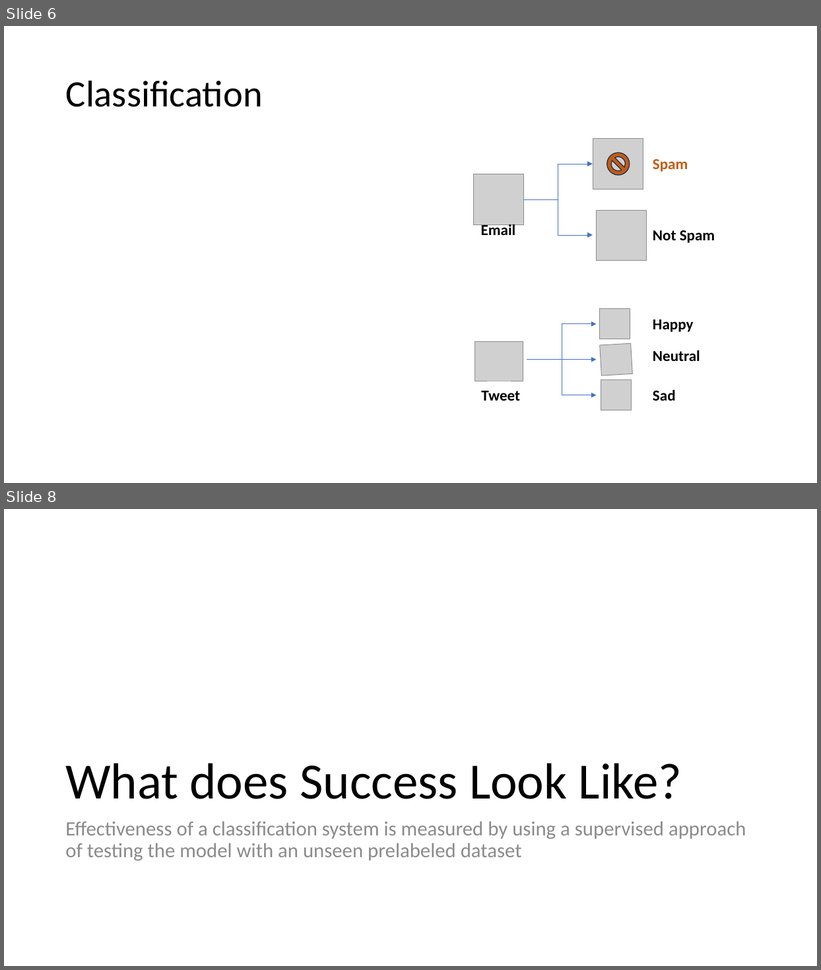
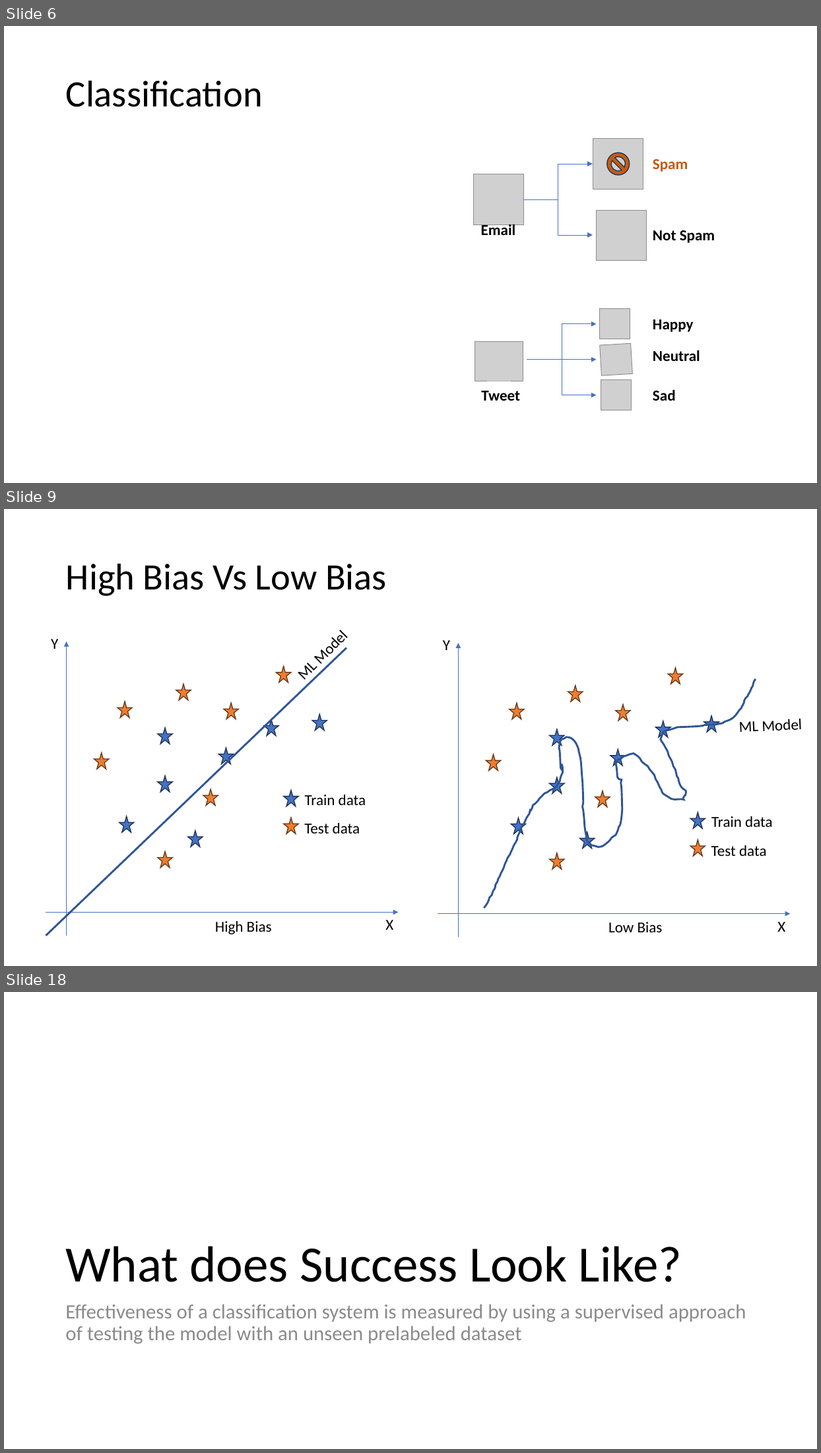
Before and after one commit to meenakshsundaram/AIML, a slide deck: DecisionTrees/DecisionTrees.pptx. Shown one above the other, each under a label of ours: slides 6 and 8 before the commit, slides 6, 9 and 18 after it; the slides between them are not shown. The pictures are 821x970 and 821x1453 pixels, drawn with LibreOffice and Linux fonts; fonts in the diff are those of the drawing; grey boxes stand for pictures. Boxes give left, top, right and bottom in pixels: in the first picture for what was removed or moved away, otherwise in the second. Text is boxed around its words. In the diff, an @@ line names an element or a change of style, - is before the commit and + after.

Commit message:
Add Bias and Variance in PPT

```diff
--- a/DecisionTrees/DecisionTrees.pptx
+++ b/DecisionTrees/DecisionTrees.pptx
@@ slide 9 added at (4, 509, 817, 966), background #FFFFFF @@
@@ title added at (66, 563, 387, 596), 44 pt, text #000000 @@
+High Bias Vs Low Bias
@@ text added at (443, 640, 450, 650), 18 pt, text #000000 @@
+Y
@@ arrow added from (459, 938) to (459, 643), #4472C4 0.5 pt @@
@@ freeform shape added at (484, 679, 756, 908), outline #2F5597 2.25 pt @@
@@ star added at (568, 686, 583, 702), fill #ED7D31, outline #683715 1 pt @@
@@ star added at (668, 667, 683, 684), fill #ED7D31, outline #683715 1 pt @@
@@ star added at (510, 703, 524, 720), fill #ED7D31, outline #683715 1 pt @@
@@ star added at (616, 705, 630, 722), fill #ED7D31, outline #683715 1 pt @@
@@ star added at (656, 722, 671, 738), fill #4472C4, outline #1E3256 1 pt @@
@@ star added at (704, 716, 719, 732), fill #4472C4, outline #1E3256 1 pt @@
@@ text added at (739, 719, 803, 732), 18 pt, text #000000 @@
+ML Model
@@ star added at (550, 729, 564, 746), fill #4472C4, outline #1E3256 1 pt @@
@@ star added at (486, 755, 500, 771), fill #ED7D31, outline #683715 1 pt @@
@@ star added at (611, 749, 626, 766), fill #4472C4, outline #1E3256 1 pt @@
@@ star added at (550, 778, 564, 794), fill #4472C4, outline #1E3256 1 pt @@
@@ star added at (595, 791, 610, 807), fill #ED7D31, outline #683715 1 pt @@
@@ group added at (46, 619, 399, 936): 16 stars, 5 texts, 2 arrows, 1 line @@
+ML Model
+X
+Y
+Train data
+Test data
@@ star added at (511, 819, 525, 835), fill #4472C4, outline #1E3256 1 pt @@
@@ star added at (580, 832, 595, 849), fill #4472C4, outline #1E3256 1 pt @@
@@ star added at (550, 853, 564, 869), fill #ED7D31, outline #683715 1 pt @@
@@ group added at (691, 813, 772, 857): 2 stars, 2 texts @@
+Train data
+Test data
@@ text added at (215, 921, 272, 935), 18 pt, text #000000 @@
+High Bias
@@ arrow added from (438, 914) to (790, 914), #4472C4 0.5 pt @@
@@ text added at (609, 922, 663, 933), 18 pt, text #000000 @@
+Low Bias
@@ text added at (778, 922, 785, 932), 18 pt, text #000000 @@
+X
@@ what was slide 8 is now slide 18 @@
```
Also in this commit, not shown: 1 slide changed, 9 other slides added.
